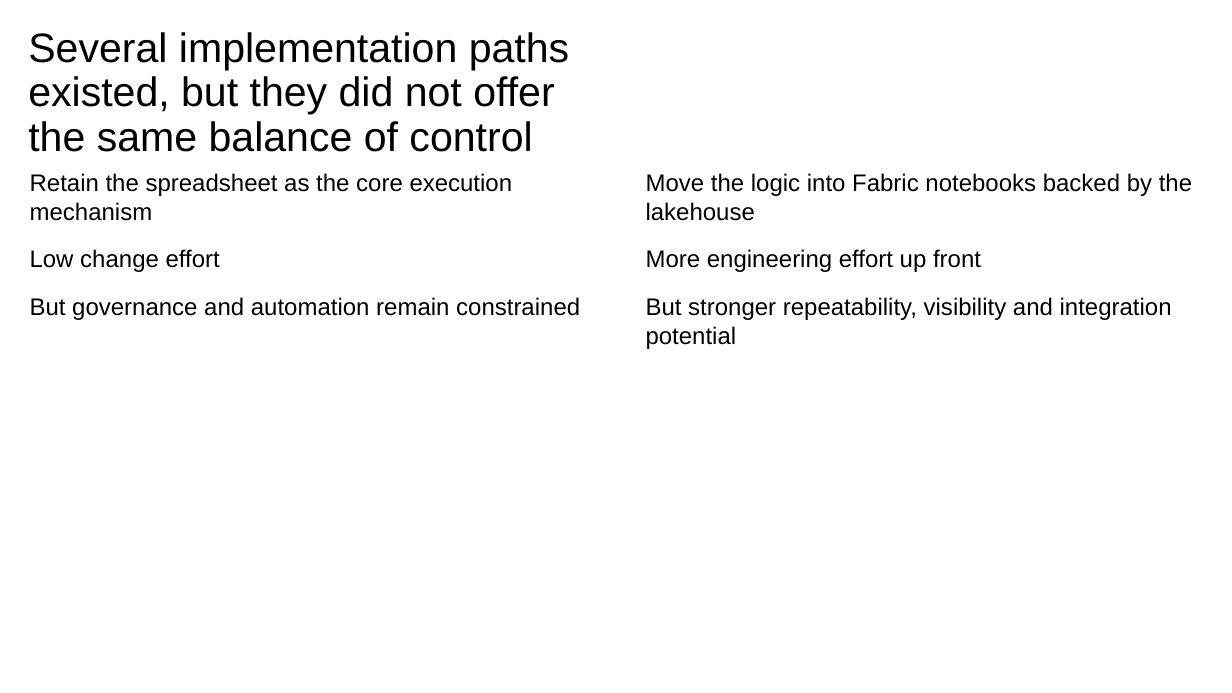
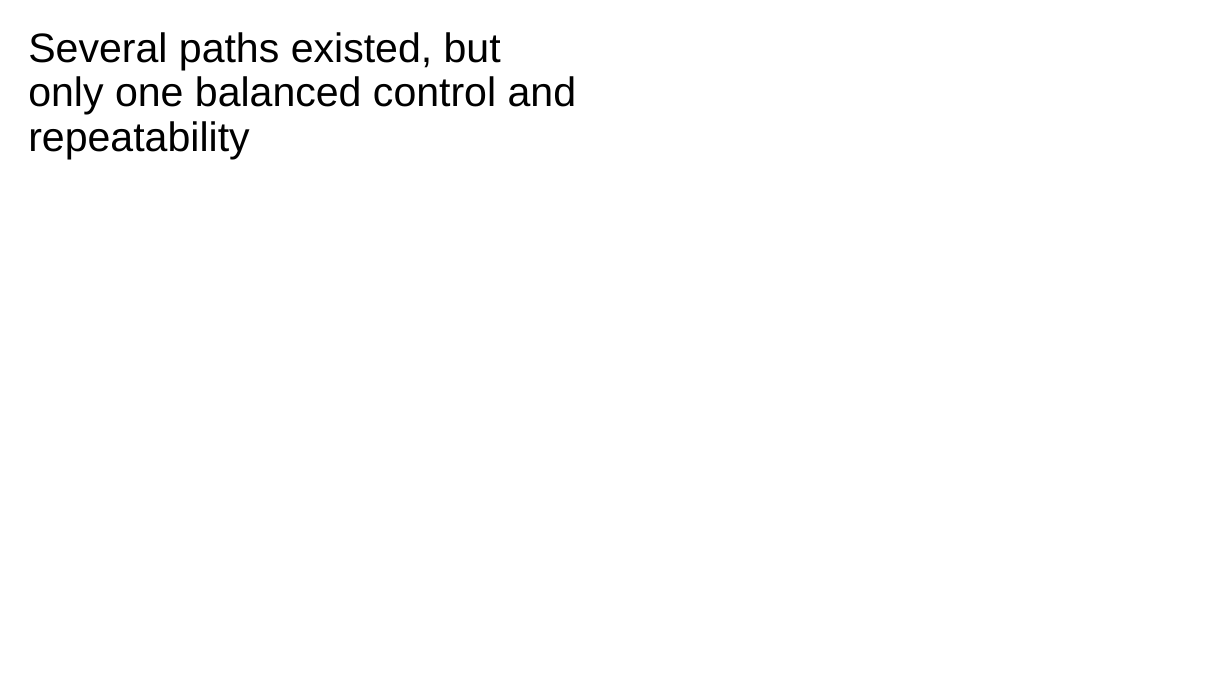
Before and after one commit to davidrrowley/PowerPointAutoGen, a slide deck: slide 4 of scripts/PowerPoint Slide Inventory Script/ibm_yaml_test_v6.pptx. Drawn at 1232x693 pixels with LibreOffice and Linux fonts; fonts in the diff are those of the drawing. Boxes give left, top, right and bottom in pixels: in the first picture for what was removed or moved away, otherwise in the second. Text is boxed around its words. In the diff, an @@ line names an element or a change of style, - is before the commit and + after.

```diff
--- a/scripts/PowerPoint Slide Inventory Script/ibm_yaml_test_v6.pptx
+++ b/scripts/PowerPoint Slide Inventory Script/ibm_yaml_test_v6.pptx
@@ title at (28,32,577,159): text changed @@
-Several implementation paths existed, but they did not offer the same balance of control
+Several paths existed, but only one balanced control and repeatability
@@ text removed at (30,173,580,320) @@
-Retain the spreadsheet as the core execution mechanism
-Low change effort
-But governance and automation remain constrained
@@ text removed at (646,173,1192,349) @@
-Move the logic into Fabric notebooks backed by the lakehouse
-More engineering effort up front
-But stronger repeatability, visibility and integration potential
```
Also in this commit, not shown: 9 other slides changed, 5 other files.
